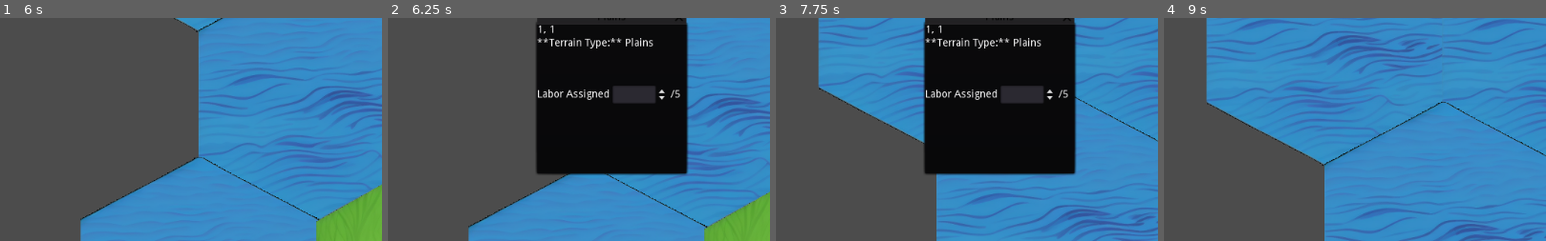
Above: before the commit, frames 1-4 (left to right).
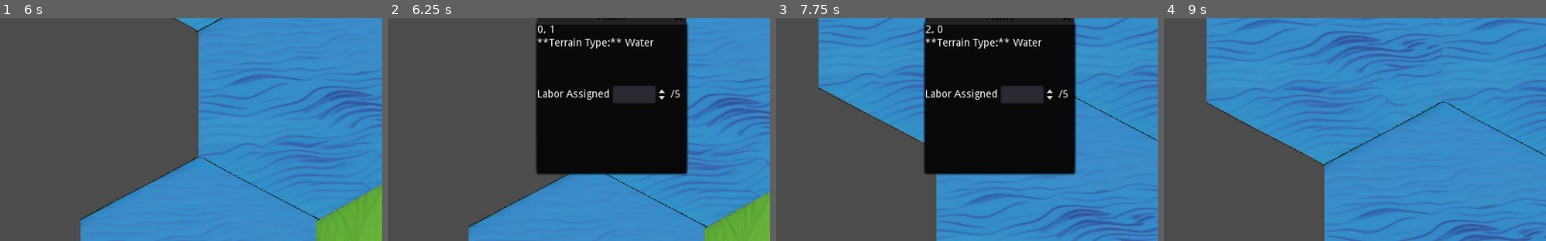
Above: after the commit, the same moments.

Repository: rantahar/city_states
Game: Godot game, scene res://hexmap.tscn
Two runs of this game, one before a commit and one after it. Both use one fixed random seed, a clock stepped at 60 frames per second and the inputs below.
Inputs (mouse positions are % of the whole screen's width and height, from its top left):
- Up to frame 1 (6 s): click "End Turn" at 0.5 s; tap Enter at 1.25, 2.75, 4.25 s; move the mouse to (72, 45) at 1.27 s; hold Right (ui_right) 1.28-2 s; click (72, 45) at 1.42 s; tap Space at 2, 3.5, 5 s; drag from (29, 50) to (45, 70) at 2.02 s; move the mouse to (60, 28) at 2.77 s; hold Right (ui_right) 2.78-3.5 s; click (60, 28) at 2.92 s; drag from (45, 70) to (20, 35) at 3.52 s; move the mouse to (80, 65) at 4.27 s; hold Left (ui_left) 4.28-5 s; click (80, 65) at 4.42 s; drag from (20, 35) to (35, 25) at 5.02 s; move the mouse to (55, 50) at 5.77 s; hold Down (ui_down) from 5.78 s (still down); click (55, 50) at 5.92 s
- Up to frame 2 (6.25 s): keep holding Down (ui_down)
- Up to frame 3 (7.75 s): release Down (ui_down) at 6.5 s; drag from (35, 25) to (30, 55) at 6.52 s; move the mouse to (72, 45) at 7.27 s; hold Up (ui_up) from 7.28 s (still down); click (72, 45) at 7.42 s
- Up to frame 4 (9 s): release Up (ui_up) at 8 s; drag from (30, 55) to (45, 70) at 8.02 s; move the mouse to (60, 28) at 8.77 s; hold Down (ui_down) from 8.78 s (still down); click (60, 28) at 8.92 s
The pictures show only the part of the screen within x 0-50%, y 32-82%; the shares and areas given below are measured in that part.

Frame 1 is identical in both runs. In frame 2, 0.2% of the frame differs, in the area x 39-70%, y 3-13%; in frame 3, 0.3%; in frame 4, nothing differs.

Commit message:
Fix map location adjustment

Diff:
--- a/Map.gd
+++ b/Map.gd
@@ -74,9 +74,12 @@
 func handle_tile_click(event):
 	var global_mouse_pos = get_global_mouse_position()
 	var zoom = self.scale.x
-	var adjusted_mouse_pos = (global_mouse_pos - game.position) / zoom
+	var adjusted_mouse_pos = (global_mouse_pos - self.position) / zoom
 	var tile_pos = $BaseMap.world_to_map(adjusted_mouse_pos)
-	var clicked_tile = game.grid[tile_pos.x][tile_pos.y]
+	print(tile_pos)
 
-	if clicked_tile:
-		emit_signal("tile_clicked", clicked_tile)
+	if tile_pos.x >= 0 && tile_pos.x < game.grid.size():
+		if tile_pos.y >= 0 && tile_pos.y < game.grid[tile_pos.x].size():
+			var clicked_tile = game.grid[tile_pos.x][tile_pos.y]
+			if clicked_tile:
+				emit_signal("tile_clicked", clicked_tile)
